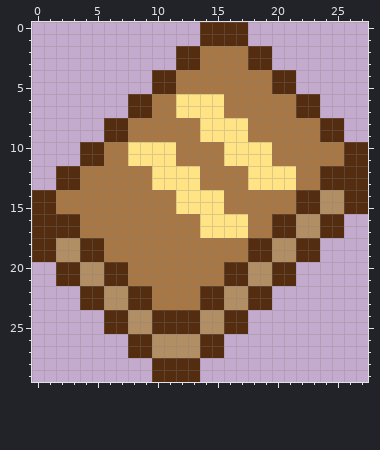
One commit to this pixel-art sprite: Items/Books/ThrowBook.png. That is the earlier state.
The file is 28x30 pixels.
Now the later version:
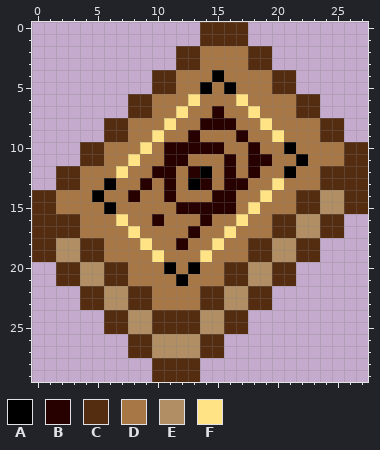
Palette (. is transparent): A #000000  B #270000  C #542c10  D #a87746  E #b28e64  F #ffe384
The edit:
@@ x 0..27 @@
  3 ............CCDDDDCC........
- 4 ..........CCDDDDDDDDCC......
- 5 ..........CCDDDDDDDDCC......
- 6 ........CCDDFFFFDDDDDDCC....
- 7 ........CCDDFFFFDDDDDDCC....
- 8 ......CCDDDDDDFFFFDDDDDDCC..
- 9 ......CCDDDDDDFFFFDDDDDDCC..
-10 ....CCDDFFFFDDDDFFFFDDDDDDCC
-11 ....CCDDFFFFDDDDFFFFDDDDDDCC
-12 ..CCDDDDDDFFFFDDDDFFFFDDCCCC
-13 ..CCDDDDDDFFFFDDDDFFFFDDCCCC
-14 CCDDDDDDDDDDFFFFDDDDDDCCEECC
-15 CCDDDDDDDDDDFFFFDDDDDDCCEECC
-16 CCCCDDDDDDDDDDFFFFDDCCEECC..
-17 CCCCDDDDDDDDDDFFFFDDCCEECC..
-18 CCEECCDDDDDDDDDDDDCCEECC....
-19 CCEECCDDDDDDDDDDDDCCEECC....
-20 ..CCEECCDDDDDDDDCCEECC......
-21 ..CCEECCDDDDDDDDCCEECC......
+ 4 ..........CCDDDADDDDCC......
+ 5 ..........CCDDADADDDCC......
+ 6 ........CCDDDFDDDFDDDDCC....
+ 7 ........CCDDFDDBDDFDDDCC....
+ 8 ......CCDDDFDDBBBDDFDDDDCC..
+ 9 ......CCDDFDDBDDDBDDFDDDCC..
+10 ....CCDDDFDBBBBBDDBDDADDDDCC
+11 ....CCDDFDDBBDDDBDBBDDADDDCC
+12 ..CCDDDFDDBBDBADBDBDDADDCCCC
+13 ..CCDDADDBDBDABDBBDDFDDDCCCC
+14 CCDDDADDBDDBDDDBBDDFDDCCEECC
+15 CCDDDDADDDDDBBBBBDFDDDCCEECC
+16 CCCCDDDFDDBDDDBDDFDDCCEECC..
+17 CCCCDDDDFDDDDBDDFDDDCCEECC..
+18 CCEECCDDDFDDBDDFDDCCEECC....
+19 CCEECCDDDDFDDDFDDDCCEECC....
+20 ..CCEECCDDDADADDCCEECC......
+21 ..CCEECCDDDDADDDCCEECC......
 22 ....CCEECCDDDDCCEECC........
Pixel boxes of the changes (left, top, right, bottom) in both pictures:
changed: (92, 70, 308, 286)
